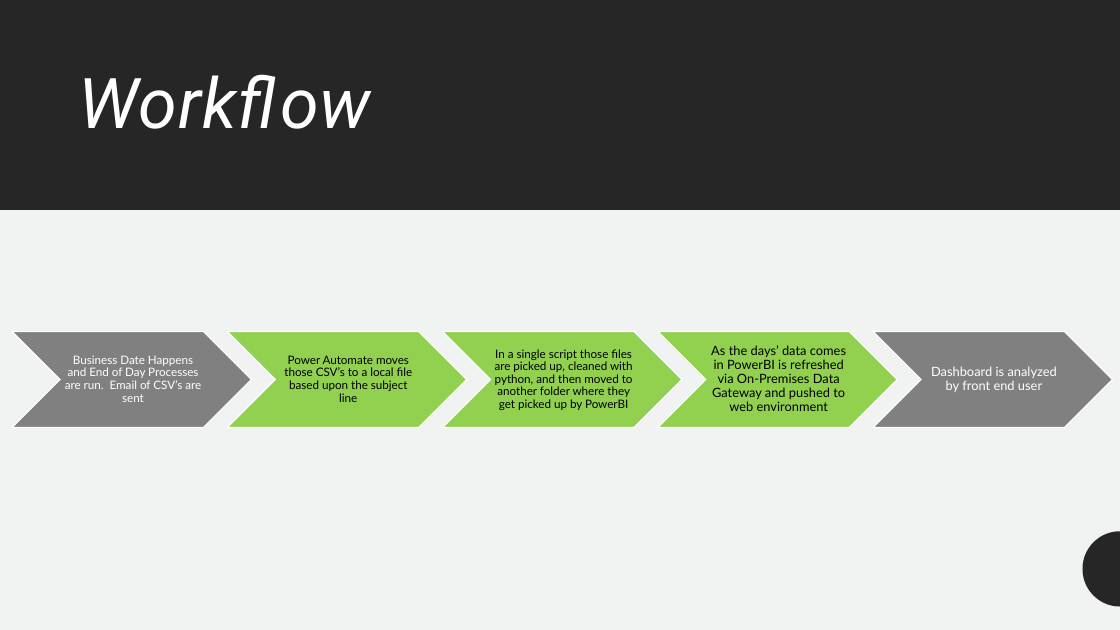
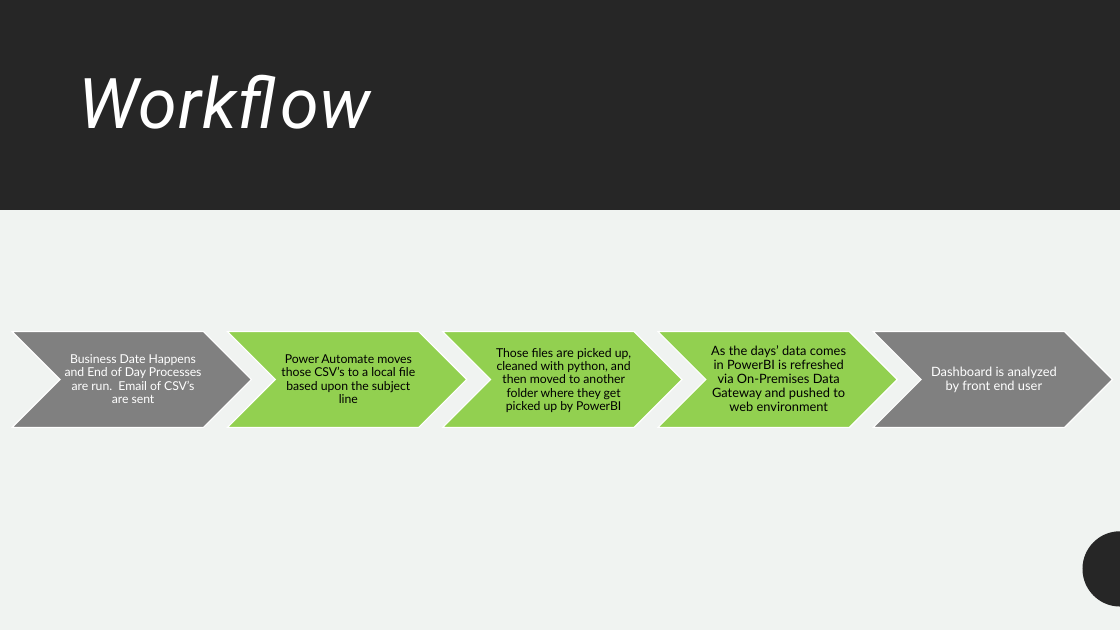
Before and after one commit to meferral/Menu_Dashboard, a slide deck: slide 7 of Capstone_Menu_Dashboard.pptx. Drawn at 1120x630 pixels with LibreOffice and Linux fonts; fonts in the diff are those of the drawing. Boxes give left, top, right and bottom in pixels: in the first picture for what was removed or moved away, otherwise in the second. Text is boxed around its words. In the diff, an @@ line names an element or a change of style, - is before the commit and + after.

```diff
--- a/Capstone_Menu_Dashboard.pptx
+++ b/Capstone_Menu_Dashboard.pptx
@@ text "Business Date Happens and End ..." at [65,354,202,403]: size 10 to 10.5 pt @@
@@ text "Power Automate moves those CSV’s ..." at [281,354,415,403]: size 10 to 10.5 pt @@
@@ text at [496,348,631,412]: text changed; size 10 to 10.5 pt @@
-In a single script those files are picked up, cleaned with python, and then moved to another folder where they get picked up by PowerBI
+Those files are picked up, cleaned with python, and then moved to another folder where they get picked up by PowerBI
```
Also in this commit, not shown: 1 other slide changed, 9 other files.
